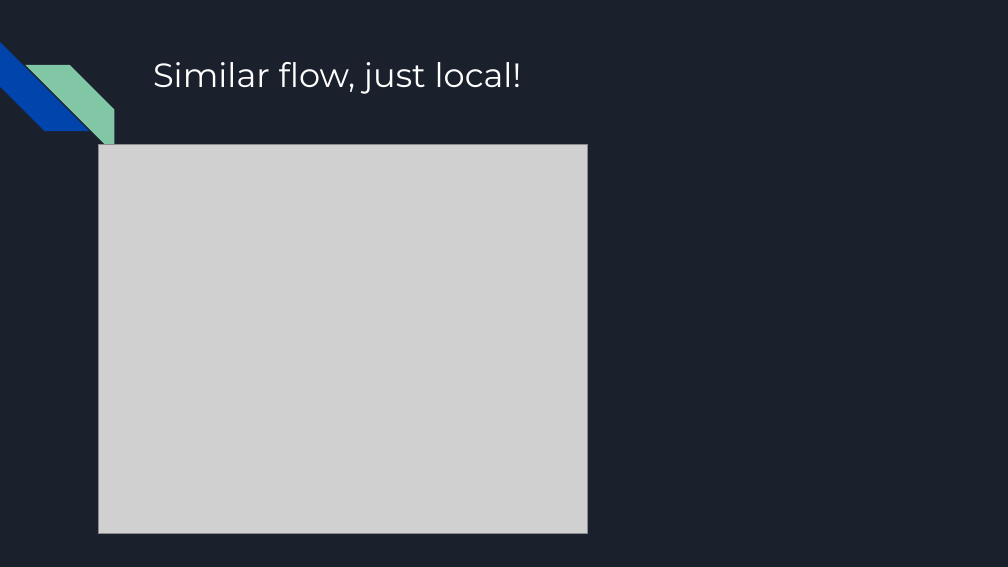
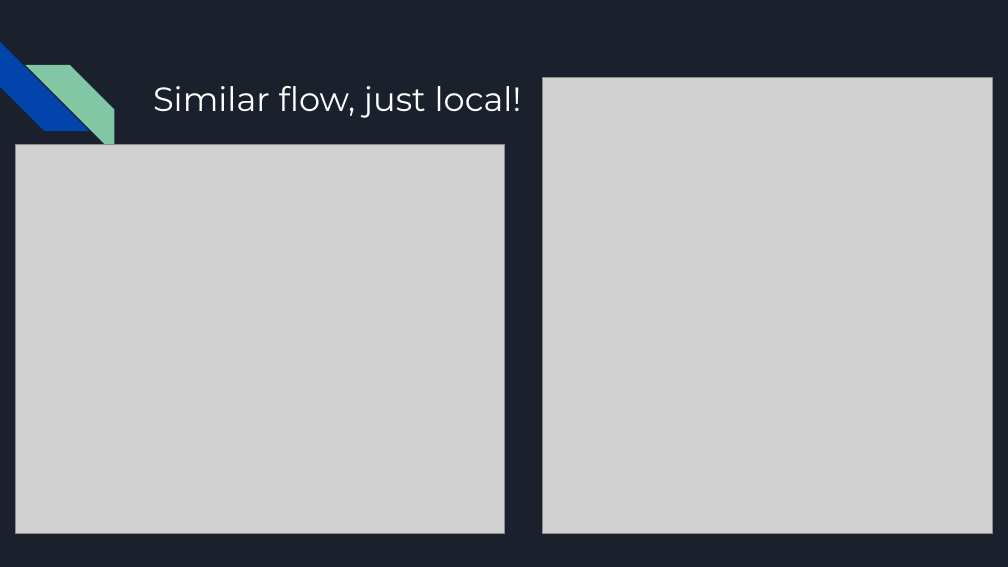
Before and after one commit to JoshCMoore/Massmine-for-the-Masses, a slide deck: slide 4 of documentation/slides/PresentationFeb20.pptx. Drawn at 1008x567 pixels with LibreOffice and Linux fonts; fonts in the diff are those of the drawing; grey boxes stand for pictures. Boxes give left, top, right and bottom in pixels: in the first picture for what was removed or moved away, otherwise in the second. Text is boxed around its words. In the diff, an @@ line names an element or a change of style, - is before the commit and + after.

Commit message:
Updated Feb 20 presentation

```diff
--- a/documentation/slides/PresentationFeb20.pptx
+++ b/documentation/slides/PresentationFeb20.pptx
@@ title "Similar flow, just local!": place and size @@
-title "Similar flow, just local!" at bbox=[153, 62, 522, 94]
+title "Similar flow, just local!" at bbox=[153, 86, 522, 118]
@@ picture added at bbox=[542, 78, 992, 533] @@
@@ picture: place and size @@
-picture at bbox=[98, 144, 587, 533]
+picture at bbox=[15, 144, 504, 533]
```
Also in this commit, not shown: 1 other slide changed.
